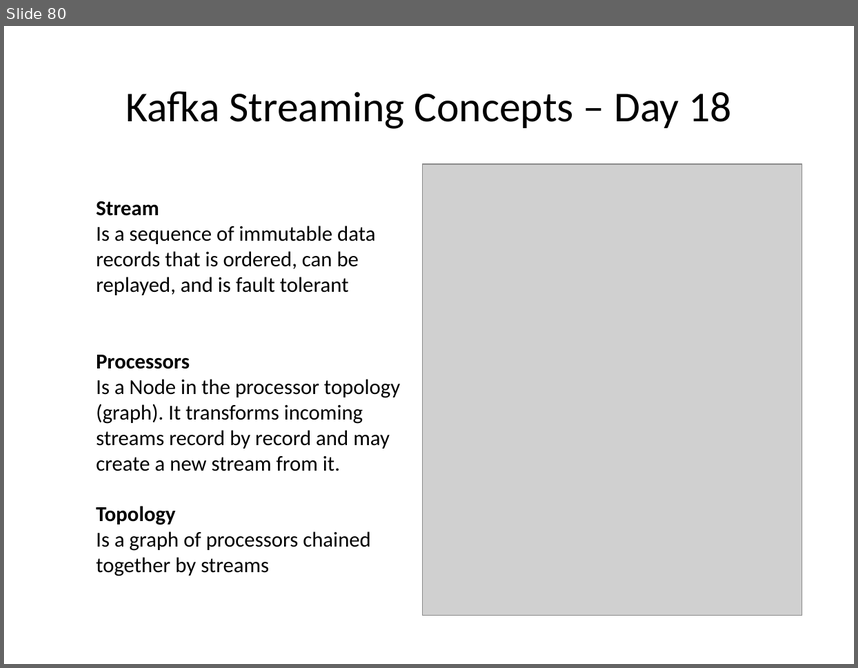
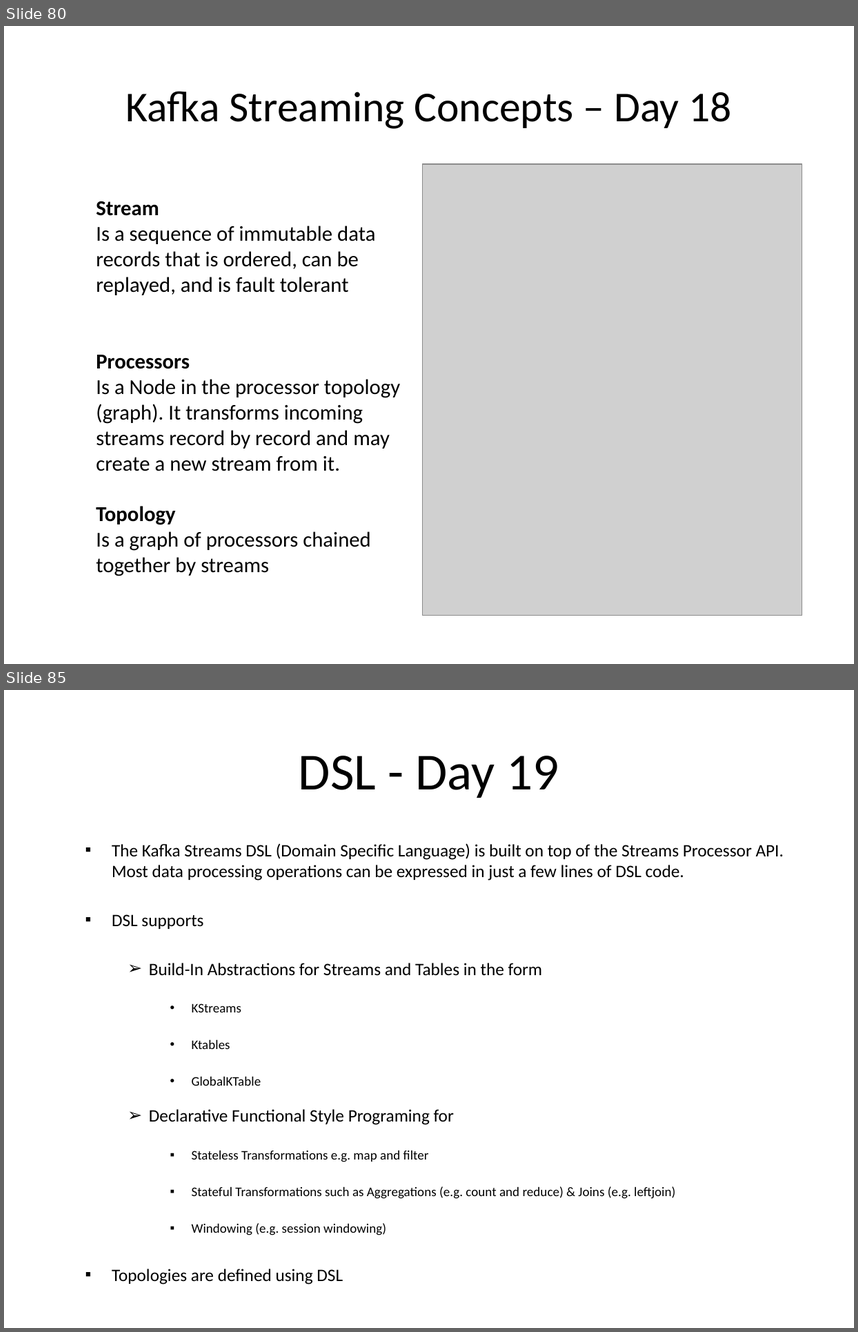
Before and after one commit to sreedharsingaraju/KafkaTutorials, a slide deck: PPT/Kafka-Teaching-Flow.pptx. Shown one above the other, each under a label of ours: slide 80 before the commit, slides 80 and 85 after it; the slides between them are not shown. The pictures are 858x668 and 858x1332 pixels, drawn with LibreOffice and Linux fonts; fonts in the diff are those of the drawing; grey boxes stand for pictures. Boxes give left, top, right and bottom in pixels: in the first picture for what was removed or moved away, otherwise in the second. Text is boxed around its words. In the diff, an @@ line names an element or a change of style, - is before the commit and + after.

Commit message:
added stream arch
added streans arch and explained wordcount in diagrams

```diff
--- a/PPT/Kafka-Teaching-Flow.pptx
+++ b/PPT/Kafka-Teaching-Flow.pptx
@@ slide 85 added at bbox=[4, 690, 854, 1328], background #FFFFFF @@
@@ title added at bbox=[299, 756, 559, 798], 44 pt, text #000000 @@
+DSL - Day 19
@@ text added at bbox=[112, 843, 784, 1284], 14.8 pt, text #000000 @@
+  ▪ The Kafka Streams DSL (Domain Specific Language) is built on top of the Streams Processor API. Most data processing operations can be expressed in just a few lines of DSL code.
+  ▪ DSL supports
+    ➢ Build-In Abstractions for Streams and Tables in the form
+      • KStreams
+      • Ktables
+      • GlobalKTable
+    ➢ Declarative Functional Style Programing for
+      ▪ Stateless Transformations e.g. map and filter
+      ▪ Stateful Transformations such as Aggregations (e.g. count and reduce) & Joins (e.g. leftjoin)
+      ▪ Windowing (e.g. session windowing)
+  ▪ Topologies are defined using DSL
```
Also in this commit, not shown: 2 slides changed, 6 other slides added, 2 other files.
